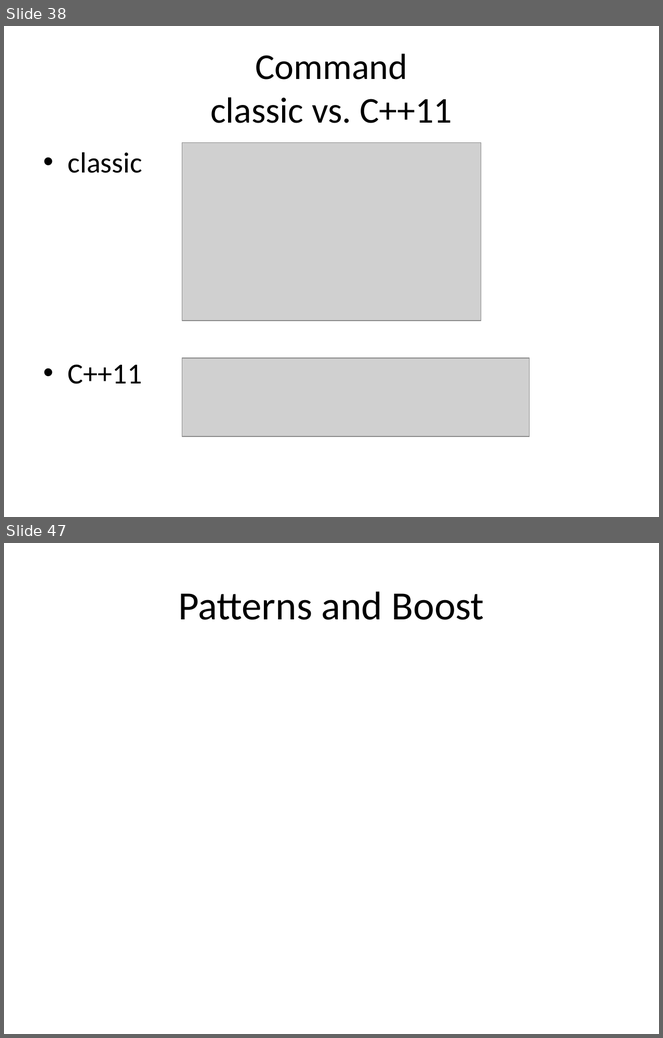
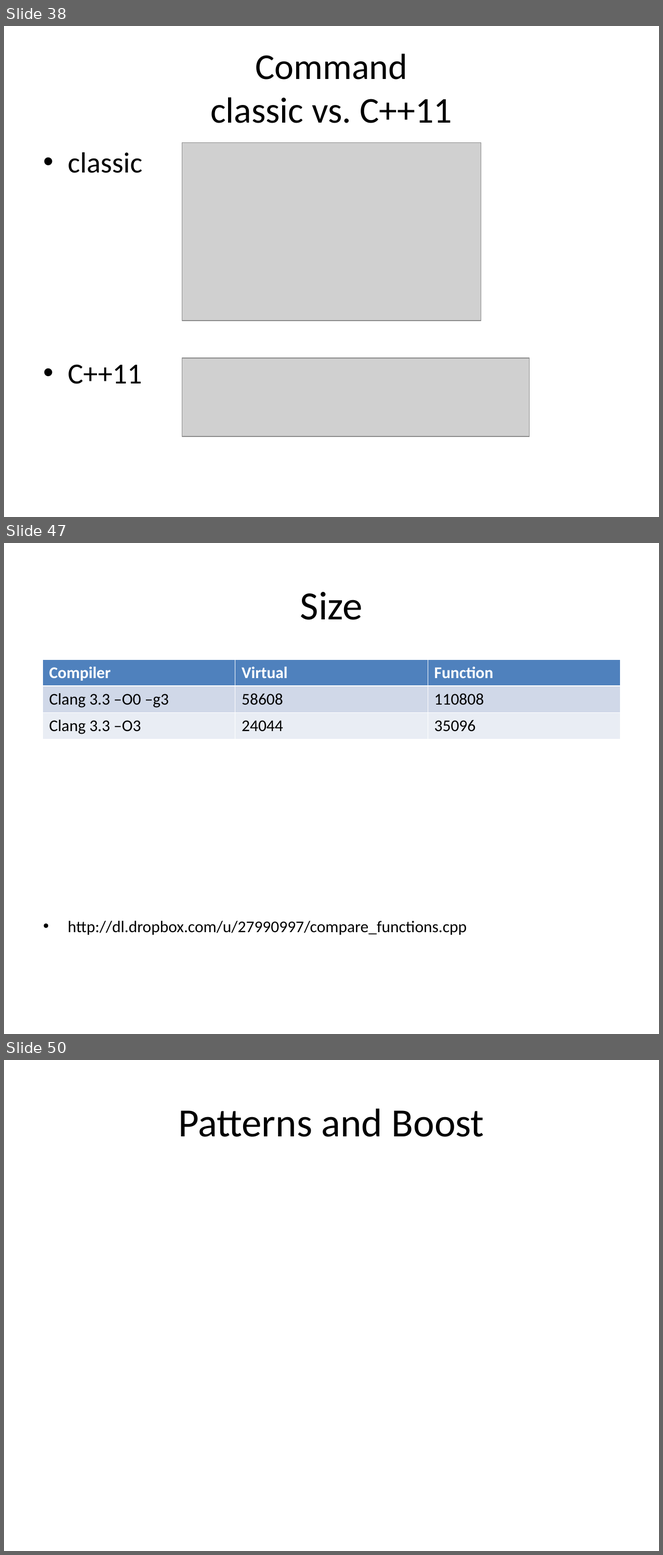
Before and after one commit to kamyu104/GofPatterns, a slide deck: Effective patterns.ppt. Shown one above the other, each under a label of ours: slides 38 and 47 before the commit, slides 38, 47 and 50 after it; the slides between them are not shown. The pictures are 663x1038 and 663x1555 pixels, drawn with LibreOffice and Linux fonts; fonts in the diff are those of the drawing; grey boxes stand for pictures. Boxes give left, top, right and bottom in pixels: in the first picture for what was removed or moved away, otherwise in the second. Text is boxed around its words. In the diff, an @@ line names an element or a change of style, - is before the commit and + after.

Commit message:
finished criticism of std::function section

```diff
--- a/Effective patterns.ppt
+++ b/Effective patterns.ppt
@@ slide 47 added at (4,543,659,1034), background #FFFFFF @@
@@ title added at (300,592,363,620), 44 pt, text #000000 @@
+Size
@@ table added at (42,659,621,740), 3 rows, 3 columns @@
+Compiler | Virtual | Function
+Clang 3.3 –O0 –g3 | 58608 | 110808
+Clang 3.3 –O3 | 24044 | 35096
@@ text added at (68,921,467,935), 18 pt, text #000000 @@
+• http://dl.dropbox.com/u/27990997/compare_functions.cpp
@@ what was slide 47 is now slide 50 @@
```
Also in this commit, not shown: 4 slides changed, 7 other slides added, 5 slides removed, 3 other files.
